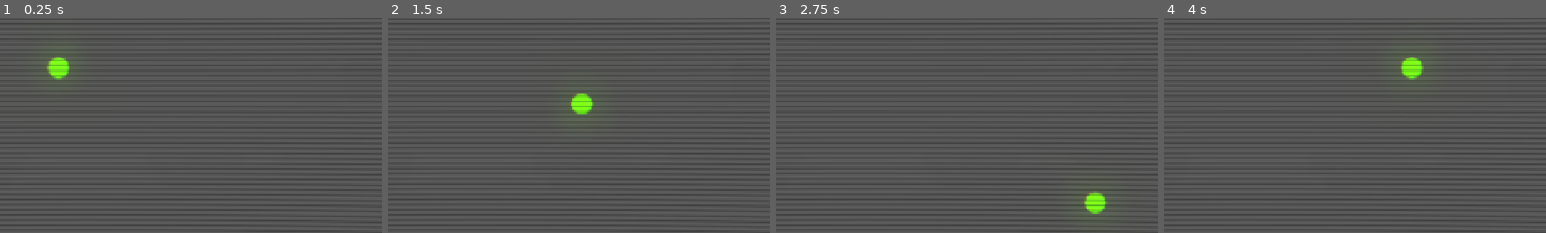
Above: before the commit, frames 1-4 (left to right).
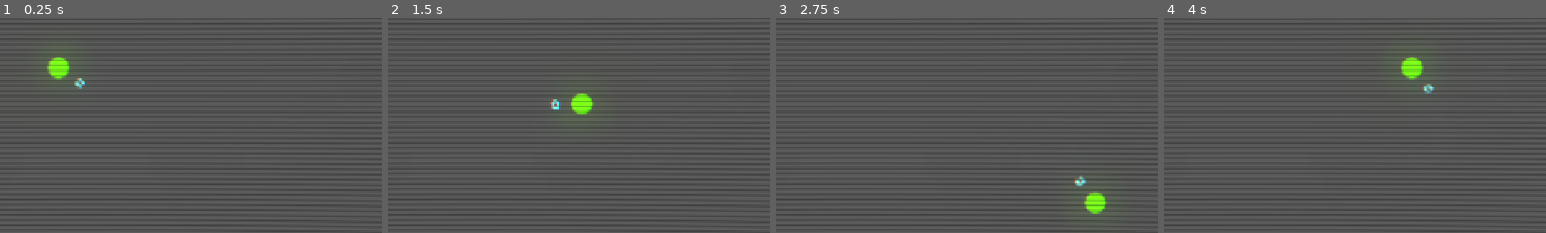
Above: after the commit, the same moments.

Repository: ktosox/GWJ80
Game: Godot game, scene res://level/test_level.tscn
The game is run twice, just before and just after one commit, with the same random seed, the same clock (stepped at 60 frames per second) and the same inputs.
Inputs (mouse positions are % of the whole screen's width and height, from its top left):
- Up to frame 1 (0.25 s): no input
- Up to frame 2 (1.5 s): tap Enter (ui_accept) at 0.5, 0.77 s; move the mouse to (72, 45) at 0.52 s; press the mouse at (72, 45) at 0.53 s; hold D (right) 0.53-1.28 s; move the mouse to (30, 55) at 1.27 s; release the mouse at (30, 55) at 1.28 s; hold Down (down) from 1.28 s (still down); click (30, 55) at 1.35 s
- Up to frame 3 (2.75 s): tap Enter (ui_accept) at 1.52 s; move the mouse to (60, 28) at 2.02 s; release Down (down) at 2.03 s; press the mouse at (60, 28) at 2.03 s; hold D (right) from 2.03 s (still down)
- Up to frame 4 (4 s): move the mouse to (45, 70) at 2.77 s; release D (right) at 2.78 s; release the mouse at (45, 70) at 2.78 s; hold W (up) 2.78-3.53 s; click (45, 70) at 2.85 s; tap Enter (ui_accept) at 3.02, 3.77 s; move the mouse to (80, 65) at 3.52 s; press the mouse at (80, 65) at 3.53 s; hold A (left) from 3.53 s (still down)
The pictures show only the part of the screen within x 39-89%, y 34-84%; the shares and areas given below are measured in that part.

The runs differ from the first frame. In frame 1, 0.1% of the frame differs, in the area x 19-23%, y 28-33%; in frame 2, 0.1%, in the area x 42-46%, y 37-43%; in frame 3, 0.1%; in frame 4, 0.1%.

Commit message:
first draft of working gun

Diff:
--- /dev/null
+++ b/Game/player/grabby_player_gun.gd
@@ -0,0 +1,37 @@
+extends Node2D
+
+@export var bullet_speed = 800
+
+
+var grabbed_bullet : RigidBody2D
+
+func _input(event: InputEvent) -> void:
+	if event.is_action_pressed("shoot"):
+		shoot()
+
+func shoot():
+	if grabbed_bullet != null:
+		print("pew")
+		grabbed_bullet.call_deferred("reparent",get_tree().current_scene)
+		grabbed_bullet.linear_velocity = bullet_speed * Vector2.RIGHT.rotated(global_rotation)
+		grabbed_bullet.set_deferred("freeze",false)
+		grabbed_bullet = null
+		$GrabPoint/SuckInBullets.gravity_space_override = Area2D.SPACE_OVERRIDE_COMBINE
+	else:
+		print("nope")
+		# a "no ammo" sound could go here
+		pass
+
+
+func _on_lock_in_bullet_body_entered(body: RigidBody2D) -> void:
+
+	body.set_collision_layer_value(6,false)
+	body.set_collision_layer_value(5,true)
+	body.modulate = Color("Cyan")
+	body.linear_velocity = Vector2.ZERO
+	body.set_deferred("freeze",true)
+	body.global_position = $GrabPoint.global_position
+	body.call_deferred("reparent",$GrabPoint)
+	grabbed_bullet = body
+	$GrabPoint/SuckInBullets.gravity_space_override = Area2D.SPACE_OVERRIDE_DISABLED
+	pass # Replace with function body.
--- /dev/null
+++ b/Game/player/grabby_player_gun.tscn
@@ -0,0 +1,52 @@
+[gd_scene load_steps=4 format=3 uid="uid://dbnyrqfcg7nv7"]
+
+[ext_resource type="Script" uid="uid://bj7h17v83jd2r" path="res://player/grabby_player_gun.gd" id="1_ts3df"]
+
+[sub_resource type="CircleShape2D" id="CircleShape2D_p4bxy"]
+radius = 32.0
+
+[sub_resource type="CircleShape2D" id="CircleShape2D_ts3df"]
+radius = 6.0
+
+[node name="GrabbyPlayerGun" type="Node2D"]
+script = ExtResource("1_ts3df")
+
+[node name="GrabPoint" type="Marker2D" parent="."]
+position = Vector2(44, 0)
+
+[node name="SuckInBullets" type="Area2D" parent="GrabPoint"]
+collision_layer = 0
+collision_mask = 32
+gravity_space_override = 1
+gravity_point = true
+gravity_point_unit_distance = 12.0
+gravity_point_center = Vector2(0, 0)
+gravity_direction = Vector2(0, 0)
+gravity = 540.0
+linear_damp_space_override = 1
+linear_damp = 1.5
+
+[node name="CollisionShape2D" type="CollisionShape2D" parent="GrabPoint/SuckInBullets"]
+shape = SubResource("CircleShape2D_p4bxy")
+
+[node name="Line2D" type="Line2D" parent="GrabPoint"]
+points = PackedVector2Array(-5, -1, -3, -5, 3, -5, 5, -1)
+width = 4.0
+default_color = Color(0.529412, 1, 1, 1)
+joint_mode = 1
+
+[node name="Line2D2" type="Line2D" parent="GrabPoint"]
+scale = Vector2(1, -1)
+points = PackedVector2Array(-5, -1, -3, -5, 3, -5, 5, -1)
+width = 4.0
+default_color = Color(0.529412, 1, 1, 1)
+joint_mode = 1
+
+[node name="LockInBullet" type="Area2D" parent="GrabPoint"]
+collision_layer = 0
+collision_mask = 32
+
+[node name="CollisionShape2D" type="CollisionShape2D" parent="GrabPoint/LockInBullet"]
+shape = SubResource("CircleShape2D_ts3df")
+
+[connection signal="body_entered" from="GrabPoint/LockInBullet" to="." method="_on_lock_in_bullet_body_entered"]
--- a/Game/player/player.gd
+++ b/Game/player/player.gd
@@ -3,7 +3,7 @@
 signal player_got_hit(damage)
 
 
-var ammo = 0
+
 const SPEED = 300.0
 const INC_SPEED = 500.0
 var pick_up_enabled : bool = false
@@ -14,7 +14,7 @@
 func _ready():
 	GameManager.current_player = self
 	GameManager.connect("game_over", Callable(self, "on_death_detected"))
-	GameManager.connect("changePlayerState", Callable(self, "powerupPickedUp"))
+#	GameManager.connect("changePlayerState", Callable(self, "powerupPickedUp"))
 	connect("player_got_hit",Callable(GameManager,"change_health"))
 	GameManager.connect("enable_shield", Callable(self, "enable_shield"))
 	GameManager.connect("speed_changed", Callable(self, "change_speed"))
--- a/Game/player/player.tscn
+++ b/Game/player/player.tscn
@@ -7,8 +7,8 @@
 [ext_resource type="AudioStream" uid="uid://bygki10hkju7g" path="res://player/player_hit.wav" id="4_boad6"]
 [ext_resource type="Texture2D" uid="uid://xbkisvgjxf3m" path="res://pick_up/shield_pickup.png" id="4_qjkh3"]
 [ext_resource type="Script" uid="uid://df377qirbaqj5" path="res://player/damage_animator.gd" id="4_yw30f"]
-[ext_resource type="PackedScene" uid="uid://b03qhqa583q7" path="res://player/player_gun.tscn" id="5_qjkh3"]
 [ext_resource type="Script" uid="uid://bbes6ar5omrng" path="res://player/shield_animator.gd" id="7_boad6"]
+[ext_resource type="PackedScene" uid="uid://dbnyrqfcg7nv7" path="res://player/grabby_player_gun.tscn" id="10_8t03j"]
 
 [sub_resource type="CircleShape2D" id="CircleShape2D_rkbax"]
 radius = 22.0
@@ -229,6 +229,7 @@
 script = ExtResource("1_rkbax")
 
 [node name="HitBox" parent="." instance=ExtResource("1_oul6g")]
+collision_mask = 32
 
 [node name="AudioComponent" parent="HitBox" instance=ExtResource("3_g6k8r")]
 signal_name = "hit_detected"
@@ -292,8 +293,7 @@
 shape = SubResource("CircleShape2D_yw30f")
 disabled = true
 
-[node name="gun" parent="." instance=ExtResource("5_qjkh3")]
-position = Vector2(65, 0)
+[node name="GrabbyPlayerGun" parent="." instance=ExtResource("10_8t03j")]
 
 [node name="PushBulletsAway" type="Area2D" parent="."]
 collision_layer = 0
--- a/Game/player/playerGun.gd
+++ b/Game/player/playerGun.gd
@@ -17,7 +17,9 @@
 		bullet.global_rotation = global_rotation
 		bullet.linear_velocity = bullet_speed * Vector2.RIGHT.rotated(global_rotation)
 		ammo -= 1
-
+	else:
+		# a "no ammo" sound could go here
+		pass
 
 func spawnBullet():
 	var bulletInstance = BulletScene.instantiate()
--- a/Game/player/player_gun.tscn
+++ b/Game/player/player_gun.tscn
@@ -87,7 +87,6 @@
 script = ExtResource("1_12p8g")
 
 [node name="capturePowerupAnimator" type="AnimationPlayer" parent="."]
-root_node = NodePath("../../DamageAnimator")
 libraries = {
 &"": SubResource("AnimationLibrary_hg6s5")
 }
@@ -101,10 +100,9 @@
 position = Vector2(47, 1)
 rotation = 1.5708
 polygon = PackedVector2Array(-12, -1.99996, 12, -2.00004, 73.9997, -91.0003, -91.0003, -88.9997)
-disabled = true
 
 [node name="vacuumGraphic" type="Sprite2D" parent="bulletAbsorber"]
-self_modulate = Color(0.45098, 0.45098, 0.45098, 0)
+self_modulate = Color(0.450648, 0.450648, 0.450648, 1)
 z_index = -2
 position = Vector2(24, 2.38419e-07)
 scale = Vector2(0.0504999, 0.024)
--- a/Game/player/players bullet/players_bullet.tscn
+++ b/Game/player/players bullet/players_bullet.tscn
@@ -7,6 +7,7 @@
 
 [node name="PlayersBullet" type="RigidBody2D"]
 collision_layer = 16
+collision_mask = 0
 script = ExtResource("1_7qblh")
 
 [node name="CollisionShape2D" type="CollisionShape2D" parent="."]
@@ -15,5 +16,6 @@
 [node name="Line2D" type="Line2D" parent="."]
 points = PackedVector2Array(0, 0, 0, 0.1)
 width = 8.0
+default_color = Color(0, 0.932091, 0.938804, 1)
 begin_cap_mode = 2
 end_cap_mode = 2
Not shown, added: Game/player/grabby_player_gun.gd.uid
